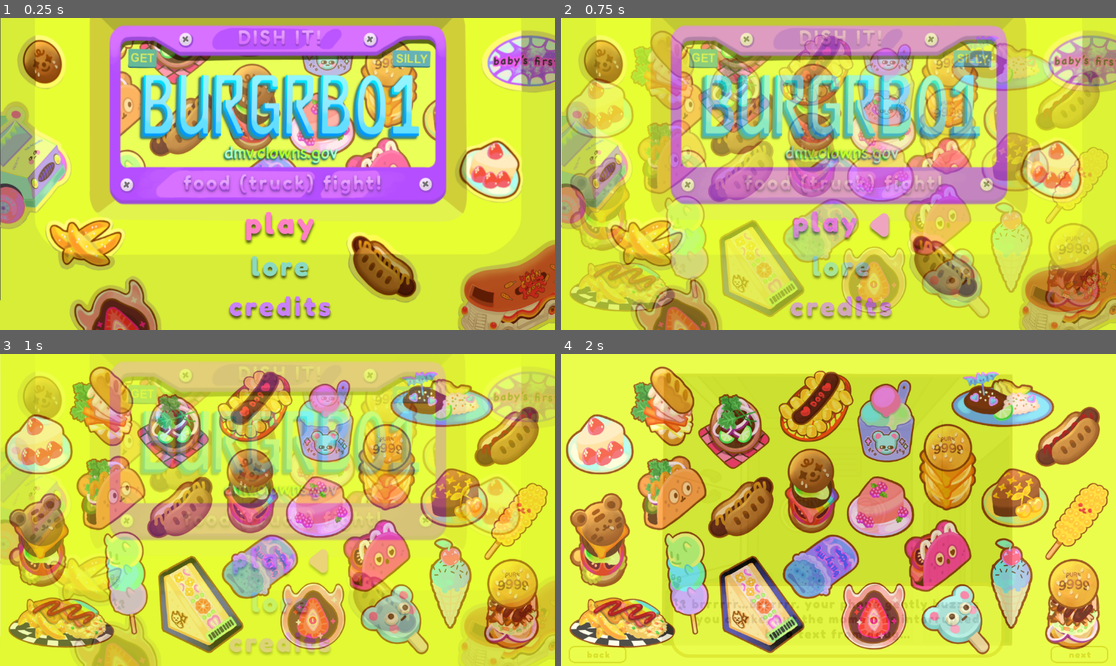
Above: before the commit, frames 1-4 (two rows, left to right).
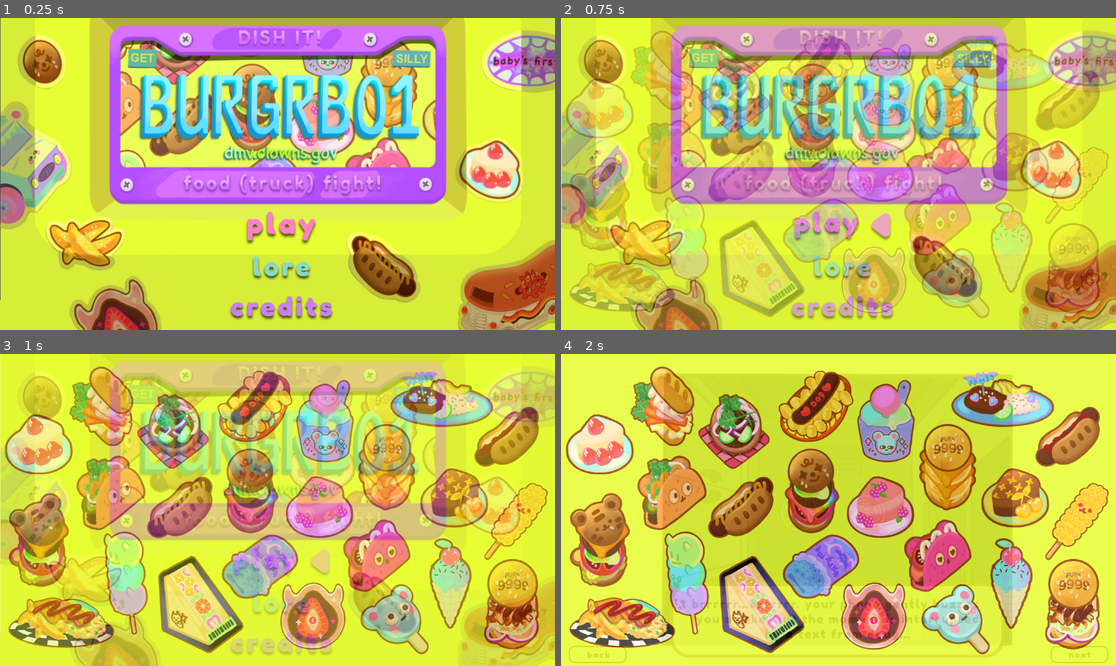
Above: after the commit, the same moments.

Repository: Gus700/FoodTruckBattles
Game: Godot game, scene res://scenes/SceneSwitcher.tscn
Same seed, same stepped clock (60 frames per second), same inputs: the game is played once before the commit and once after it.
Inputs (mouse positions are in pixels of both pictures, inside the frame that each line leads up to; where the layout moved, square brackets give the same spot in the first picture):
- Up to frame 1 (0.25 s): no input
- Up to frame 2 (0.75 s): click (844, 227) [838, 223] at 0.5 s
- Up to frame 3 (1 s): no input
- Up to frame 4 (2 s): click (844, 563) [838, 559] at 1.25 s

The runs differ from the first frame. In frame 1, 1.1% of the frame differs, in the area x 41-60%, y 62-97%; in frame 2, 1.0%; in frame 3, 0.5%; in frame 4, nothing differs.

Commit message:
resized menu button grid

Diff:
--- a/scenes/MainMenu.tscn
+++ b/scenes/MainMenu.tscn
@@ -64,10 +64,12 @@
 [node name="GridContainer" type="VBoxContainer" parent="."]
 layout_mode = 1
 anchors_preset = -1
-anchor_left = 0.400174
-anchor_top = 0.604938
-anchor_right = 0.66059
-anchor_bottom = 1.08025
+anchor_left = 0.37934
+anchor_top = 0.595679
+anchor_right = 0.634
+anchor_bottom = 0.992
+offset_right = 73.632
+offset_bottom = 64.1841
 grow_horizontal = 2
 grow_vertical = 2
 scale = Vector2(0.8, 0.8)
